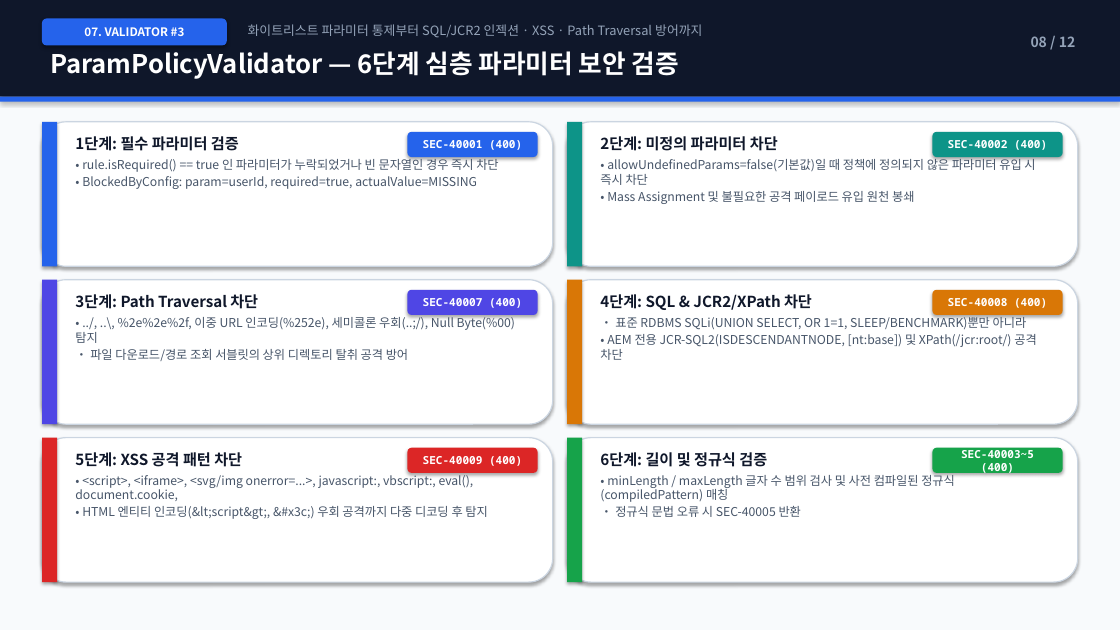
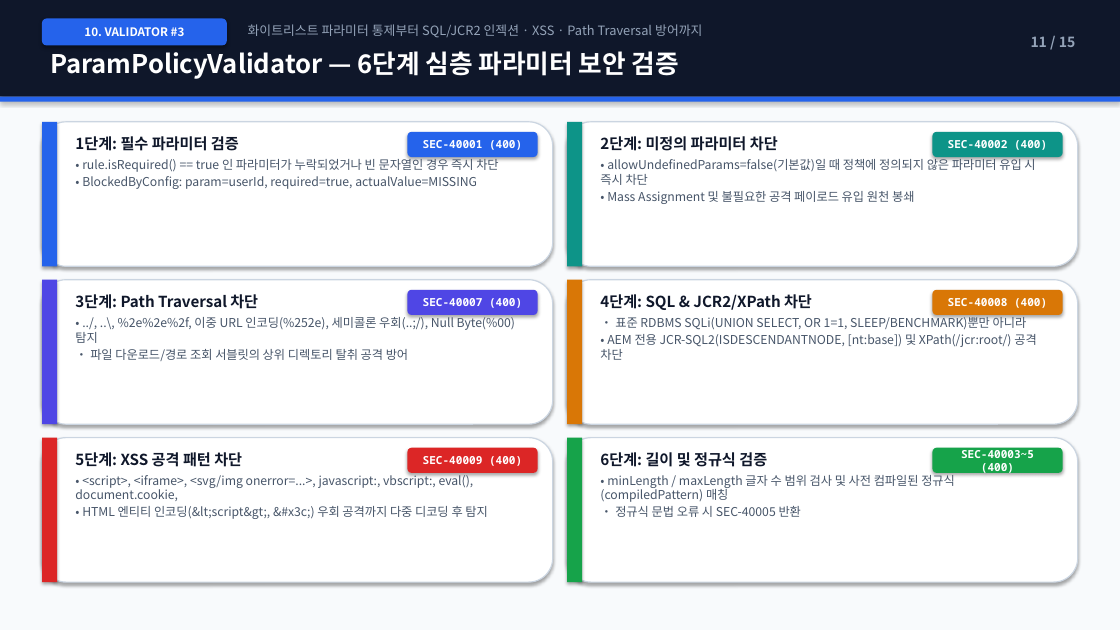
Before and after one commit to suafafa/security-simple, a slide deck: slide 11 of docs/AEM_Security_Simple_Architecture_Guide.pptx (slide 8 before the commit). Drawn at 1120x630 pixels with LibreOffice and Linux fonts; fonts in the diff are those of the drawing. Boxes give left, top, right and bottom in pixels: in the first picture for what was removed or moved away, otherwise in the second. Text is boxed around its words. In the diff, an @@ line names an element or a change of style, - is before the commit and + after.

```diff
--- a/docs/AEM_Security_Simple_Architecture_Guide.pptx
+++ b/docs/AEM_Security_Simple_Architecture_Guide.pptx
@@ text in rounded rectangle at (x1=84, y1=27, x2=185, y2=36): text changed @@
-07. VALIDATOR #3
+10. VALIDATOR #3
@@ text at (x1=1031, y1=36, x2=1076, y2=47): text changed @@
-08 / 12
+11 / 15
```
Also in this commit, not shown: 10 other slides changed, 3 slides added, 2 other files.
